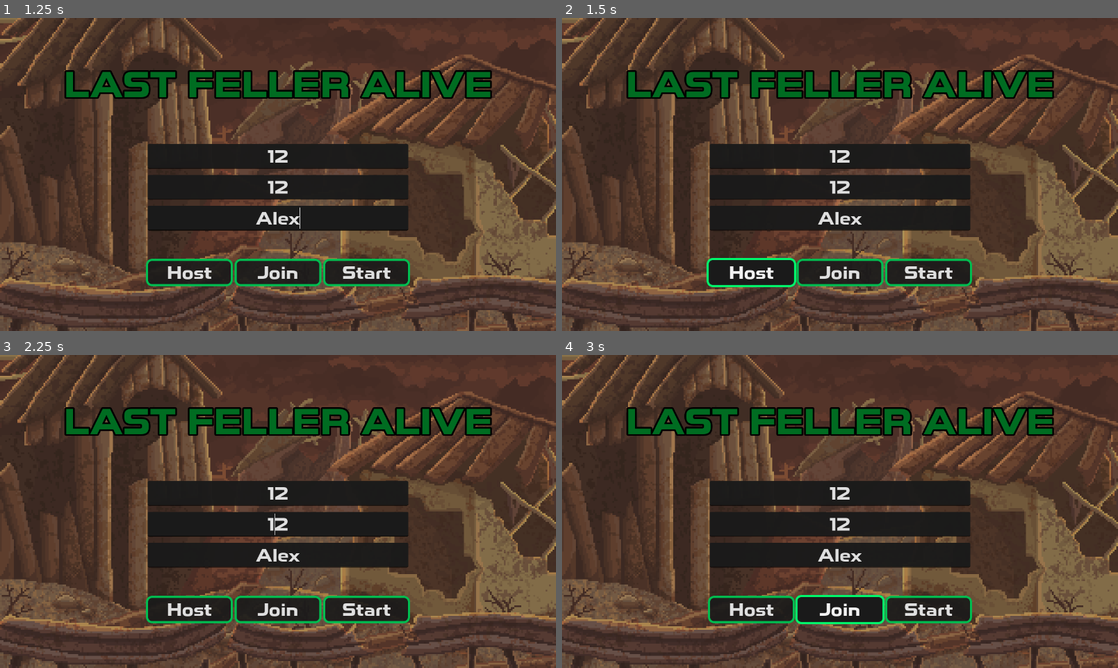
Above: before the commit, frames 1-4 (two rows, left to right).
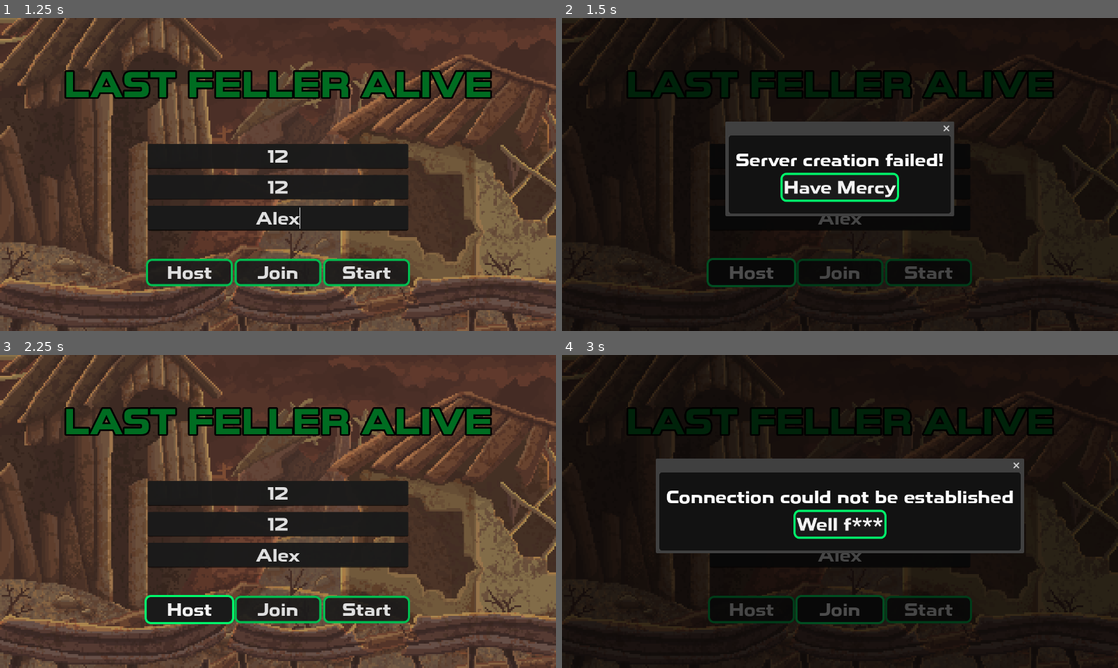
Above: after the commit, the same moments.

Repository: Lertos/last-feller-alive
Game: Godot game, scene res://multiplayer_controller.tscn
The game is run twice, just before and just after one commit, with the same random seed, the same clock (stepped at 60 frames per second) and the same inputs.
Inputs (mouse positions are in pixels of both pictures, inside the frame that each line leads up to):
- Up to frame 1 (1.25 s): click (278, 155) at 0.52 s; type "12" at 0.6 s; click (278, 187) at 0.75 s; type "12" at 0.83 s; click (278, 218) at 0.98 s; type "Alex" at 1.07 s
- Up to frame 2 (1.5 s): click "Host" at 1.25 s
- Up to frame 3 (2.25 s): click (278, 524) at 2 s, where only the run after the commit has a clickable "Have Mercy"
- Up to frame 4 (3 s): click "Join" at 2.75 s

Frame 1 is identical in both runs. In frame 2, 86% of the frame differs, in the area x 0-100%, y 0-100%; in frame 3, 0.5%; in frame 4, 86%.
Error before the commit: Attempt to call function 'compress' in base 'null instance' on a null instance. (res://multiplayer_controller.gd:133)

Commit message:
Cleaning up code; making popups dynamic

Diff:
--- a/multiplayer_controller.gd
+++ b/multiplayer_controller.gd
@@ -13,6 +13,9 @@
 var address
 var port
 var player_name
+
+@onready var popup_initial_size = $AcceptDialog.size
+@onready var popup_initial_pos = $AcceptDialog.position
 
 var peer
 var compression_type = ENetConnection.COMPRESS_RANGE_CODER
@@ -73,8 +76,10 @@
 	var error = peer.create_server(port, 8)
 
 	if error != OK:
-		print("Server creation failed: " + str(error))
+		show_help_msg("Server creation failed!", "Have Mercy")
 		return
+	else:
+		show_help_msg("Server created! Press Start", "Woohoo!")
 
 	#Makes bandwidth usage a little more efficient
 	peer.get_host().compress(compression_type)
@@ -99,9 +104,7 @@
 
 	#Check that the port is a valid integer or show an error
 	if not port.is_valid_int():
-		$AcceptDialog.dialog_text = "Well, THAT doesn't seem like a valid port feller"
-		$AcceptDialog.ok_button_text = "Get Me Out"
-		$AcceptDialog.popup_centered()
+		show_help_msg("Well, THAT doesn't seem like a valid port feller", "Get Me Out")
 		return false
 
 	port = port.to_int()
@@ -112,9 +115,7 @@
 	player_name = $VB/PlayerName.text
 
 	if player_name == "":
-		$AcceptDialog.dialog_text = "No nameless people here"
-		$AcceptDialog.ok_button_text = "Accept Oppression"
-		$AcceptDialog.popup_centered()
+		show_help_msg("You need a name dude", "Be Obedient")
 		return false
 
 	return true
@@ -130,6 +131,14 @@
 		return
 
 	peer.create_client(address, port)
+
+	#Check to make sure the connection could be established
+	if peer.get_host() == null:
+		show_help_msg("Connection could not be established", "Well f***")
+		return
+	else:
+		show_help_msg("Connection success! Waiting for host to start", "Thank the heavens")
+
 	peer.get_host().compress(compression_type)
 
 	multiplayer.set_multiplayer_peer(peer)
@@ -151,3 +160,10 @@
 
 func _on_accept_dialog_visibility_changed():
 	$PopupHelper.visible = $AcceptDialog.visible
+
+
+func show_help_msg(message: String, button_text: String):
+	$AcceptDialog.dialog_text = message
+	$AcceptDialog.ok_button_text = button_text
+	$AcceptDialog.reset_size()
+	$AcceptDialog.popup_centered()
--- a/multiplayer_controller.tscn
+++ b/multiplayer_controller.tscn
@@ -168,6 +168,7 @@
 
 [node name="AcceptDialog" type="AcceptDialog" parent="."]
 title = ""
+initial_position = 1
 size = Vector2i(83, 180)
 always_on_top = true
 
